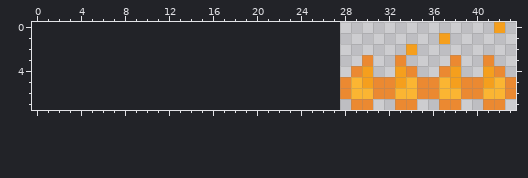
Pixel-art sprite: CGX/Assets/Sprites/Imp/FireBall.png. This is how it looked before the edit.
The file is 112x56 pixels, drawn in blocks of 7x7; one block is one cell here. The old version is drawn lined up with the new one, on the new canvas.
After the commit:
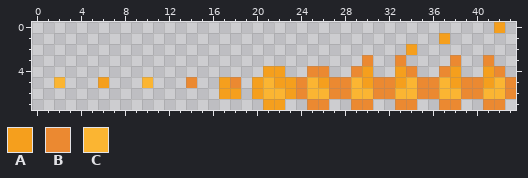
Palette (. is transparent): A #f59f1d  B #eb8931  C #fbb532
The edit:
canvas 16x8 -> 44x8, the old top-left corner now at 28,0
The edit adds colour A in row 4 at x 21 to 22; in row 5 at x 6, 17, 20, 22 to 23 and 26; in row 6 at x 17 to 18, 20 and 23; in row 7 at x 21 to 22.
The edit adds colour B in row 4 at x 25 to 26; in row 5 at x 14, 18, 24 and 27; in row 6 at x 24 and 27; in row 7 at x 25 to 26.
The edit adds colour C in row 5 at x 2, 10, 21 and 25; in row 6 at x 21 to 22 and 25 to 26.
Pixel boxes of the changes (left, top, right, bottom) in both pictures:
added: (98, 66, 340, 110)
added: (54, 77, 65, 88)
